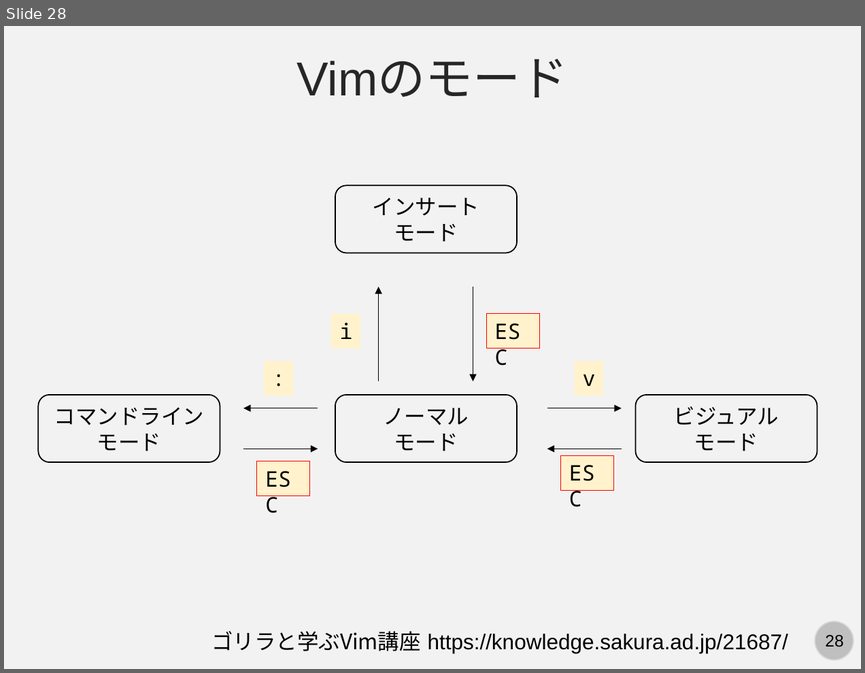
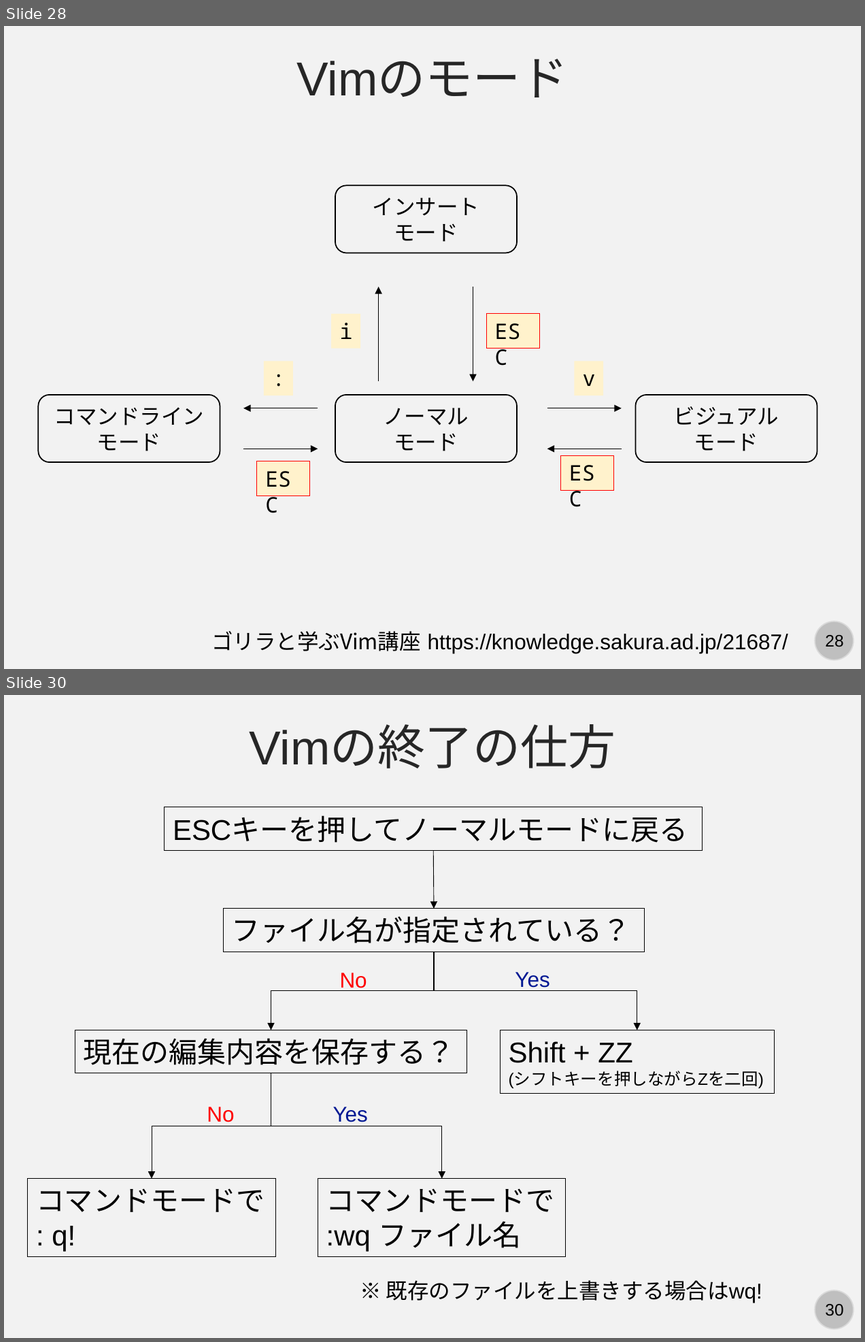
Before and after one commit to kaityo256/github, a slide deck: command/fig/slide.pptx. Shown one above the other, each under a label of ours: slide 28 before the commit, slides 28 and 30 after it; the slides between them are not shown. The pictures are 865x673 and 865x1342 pixels, drawn with LibreOffice and Linux fonts; fonts in the diff are those of the drawing. Boxes give left, top, right and bottom in pixels: in the first picture for what was removed or moved away, otherwise in the second. Text is boxed around its words. In the diff, an @@ line names an element or a change of style, - is before the commit and + after.

Commit message:
updates slide

```diff
--- a/command/fig/slide.pptx
+++ b/command/fig/slide.pptx
@@ slide 30 added at box(4, 695, 861, 1338), background #F2F2F2; not listed: 2 template elements that a slide beside it also shows @@
@@ text added at box(249, 726, 616, 768), 40 pt, text #262626 @@
+Vimの終了の仕方
@@ rectangle added at box(164, 807, 702, 850), outline #000000 0.75 pt, 24 pt, text #000000 @@
+ESCキーを押してノーマルモードに戻る
@@ arrow added from (433, 850) to (434, 909), #000000 0.5 pt @@
@@ rectangle added at box(224, 909, 644, 951), outline #000000 0.75 pt, 24 pt, text #000000 @@
+ファイル名が指定されている？
@@ elbow arrow added from (434, 951) to (271, 1030), #000000 0.5 pt @@
@@ elbow arrow added from (434, 951) to (637, 1030), #000000 0.5 pt @@
@@ text added at box(340, 972, 367, 991), 18 pt, text #FF0000 @@
+No
@@ text added at box(515, 972, 549, 991), 18 pt, text #011893 @@
+Yes
@@ rectangle added at box(75, 1030, 468, 1073), outline #000000 0.75 pt, 24 pt, text #000000 @@
+現在の編集内容を保存する？
@@ rectangle added at box(500, 1030, 774, 1093), outline #000000 0.75 pt, 14 pt, text #000000 @@
+Shift + ZZ
+(シフトキーを押しながらZを二回)
@@ elbow arrow added from (271, 1073) to (152, 1178), #000000 0.5 pt @@
@@ elbow arrow added from (271, 1073) to (442, 1178), #000000 0.5 pt @@
@@ text added at box(207, 1106, 234, 1122), 18 pt, text #FF0000 @@
+No
@@ text added at box(333, 1106, 368, 1122), 18 pt, text #011893 @@
+Yes
@@ rectangle added at box(28, 1178, 275, 1256), outline #000000 0.75 pt, 24 pt, text #000000 @@
+コマンドモードで
+: q!
@@ rectangle added at box(317, 1178, 565, 1256), outline #000000 0.75 pt, 24 pt, text #000000 @@
+コマンドモードで
+:wq ファイル名
@@ text added at box(386, 1280, 762, 1303), 18 pt, text #000000 @@
+※ 既存のファイルを上書きする場合はwq!
```
Also in this commit, not shown: 4 other slides added.
